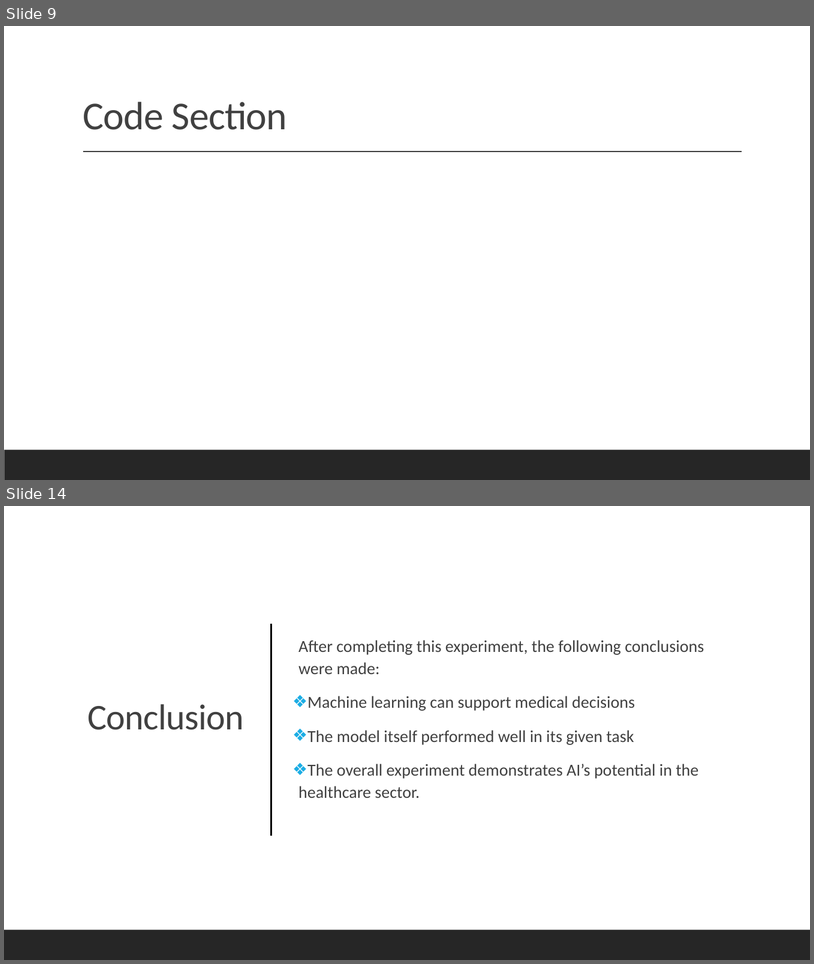
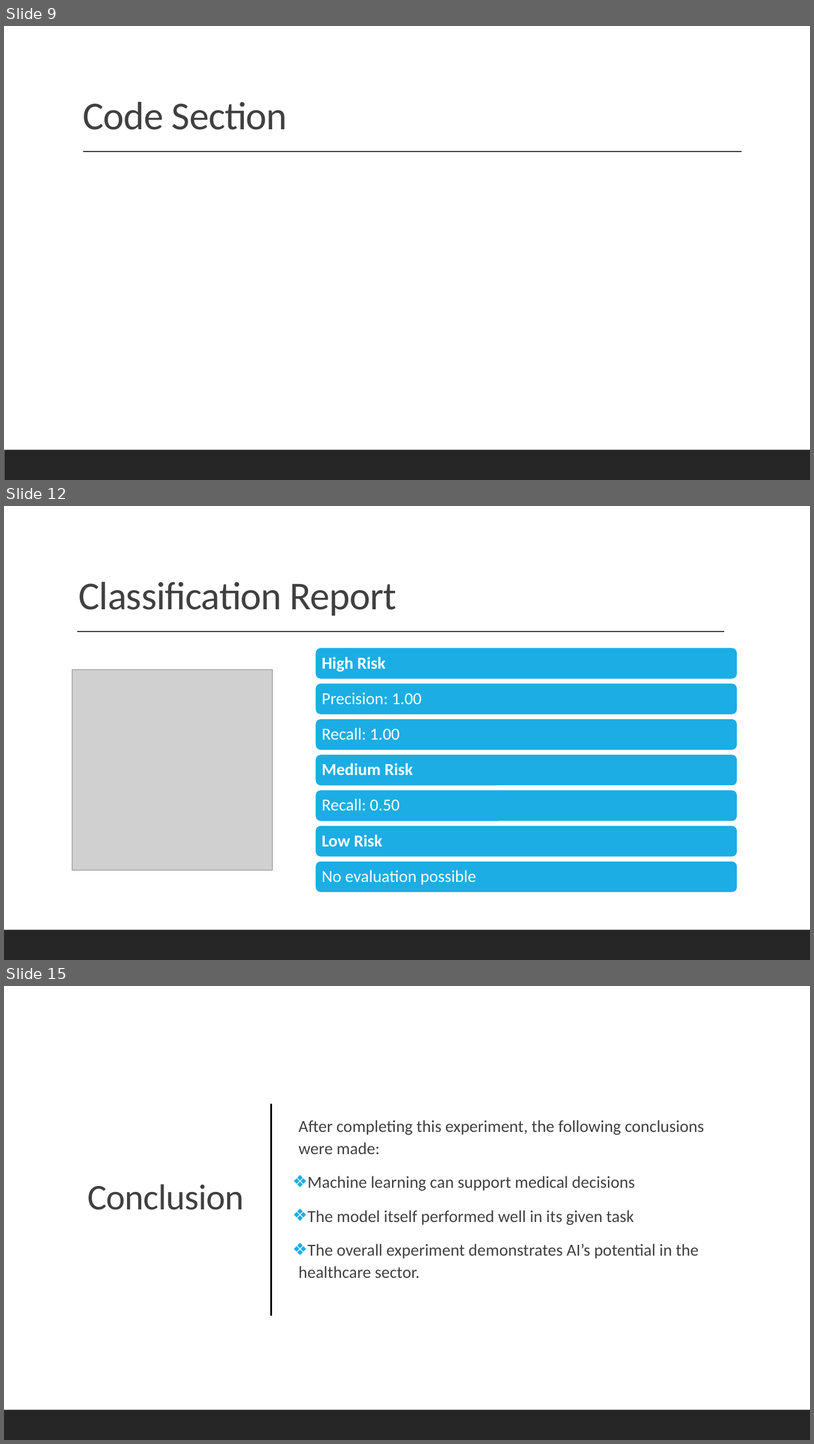
Before and after one commit to Oisin003/Data-Science-and-AI-CA-2, a slide deck: CA2 Walkthrough.pptx. Shown one above the other, each under a label of ours: slides 9 and 14 before the commit, slides 9, 12 and 15 after it; the slides between them are not shown. The pictures are 814x964 and 814x1444 pixels, drawn with LibreOffice and Linux fonts; fonts in the diff are those of the drawing; grey boxes stand for pictures. Boxes give left, top, right and bottom in pixels: in the first picture for what was removed or moved away, otherwise in the second. Text is boxed around its words. In the diff, an @@ line names an element or a change of style, - is before the commit and + after.

```diff
--- a/CA2 Walkthrough.pptx
+++ b/CA2 Walkthrough.pptx
@@ slide 12 added at [4, 506, 810, 960], background #FFFFFF @@
@@ rectangle added at [4, 506, 810, 960], fill #FFFFFF @@
@@ title added at [78, 582, 397, 616], 47 pt, text #404040 @@
+Classification Report
@@ line added from (77, 631) to (725, 631), #404040 1 pt @@
@@ picture added at [72, 669, 273, 870] @@
@@ group added at [315, 648, 738, 892]: 7 rounded rectangles, 7 texts @@
+High Risk
+Precision: 1.00
+Recall: 1.00
+Medium Risk
+Recall: 0.50
+Low Risk
+No evaluation possible
@@ rectangle added at [4, 930, 810, 960], fill #262626 @@
@@ what was slide 14 is now slide 15 @@
```
Also in this commit, not shown: 4 other slides added, 4 slides removed, 1 other file.
